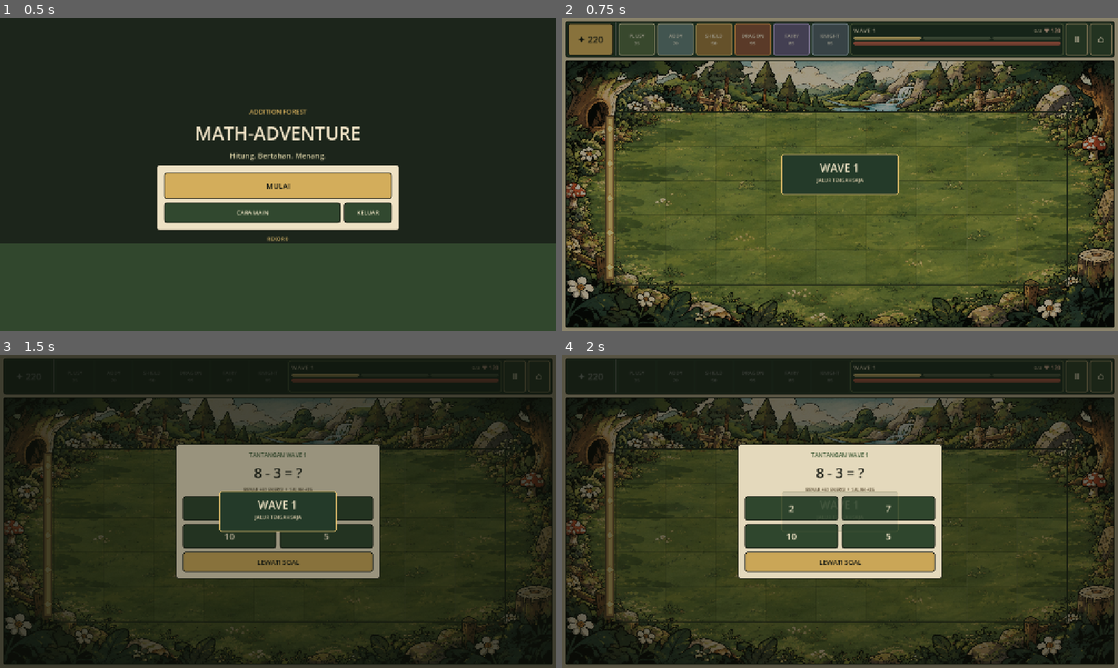
Above: before the commit, frames 1-4 (two rows, left to right).
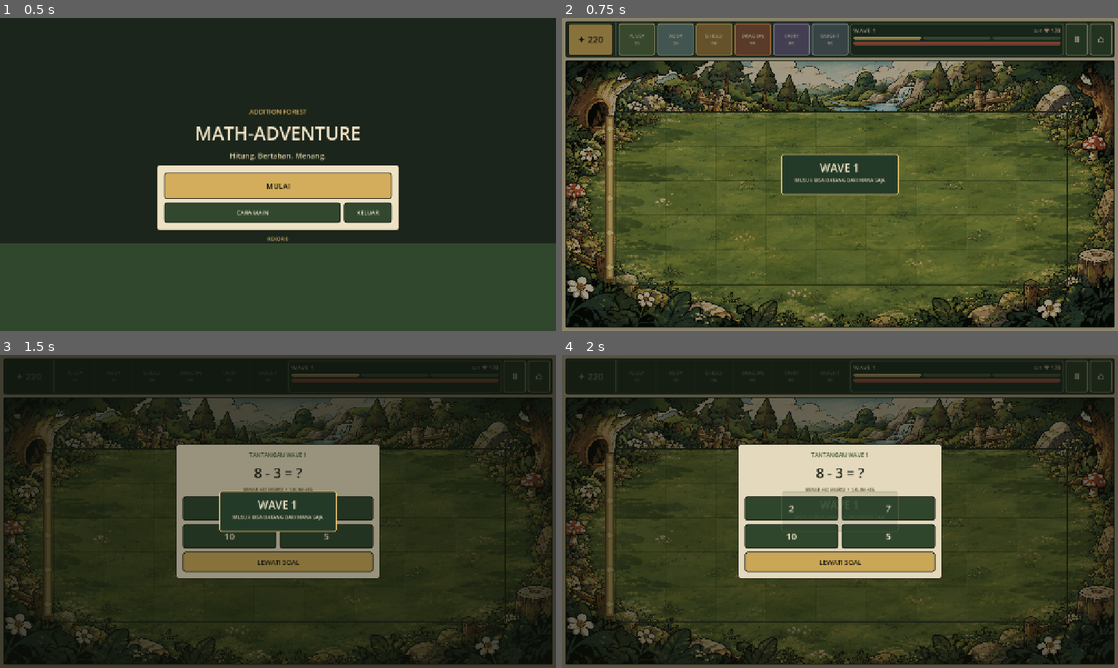
Above: after the commit, the same moments.

Repository: mukhlishulkhaniif/Pengantar-Game
Game: Godot game, scene res://scenes/main_menu.tscn
Two runs of this game, one before a commit and one after it. Both use one fixed random seed, a clock stepped at 60 frames per second and the inputs below.
Inputs:
- Up to frame 1 (0.5 s): no input
- Up to frame 2 (0.75 s): click "MULAI" at 0.5 s
- Up to frame 3 (1.5 s): click "✦ 220" at 1.25 s
- Up to frame 4 (2 s): no input

Frame 1 is identical in both runs. In frame 2, 0.2% of the frame differs, in the area x 41-87%, y 4-53%; in frame 3, 0.1%; in frame 4, less than 0.1%.

Commit message:
Seimbangkan tempo permainan dan acak jalur monster

Diff:
--- a/math-adventure/scripts/presentation/battle.gd
+++ b/math-adventure/scripts/presentation/battle.gd
@@ -3,7 +3,7 @@
 const MAIN_MENU_SCENE: String = "res://scenes/main_menu.tscn"
 const ArenaViewScript = preload("res://scripts/presentation/arena_view.gd")
 const QuestionGenerator = preload("res://scripts/domain/question_generator.gd")
-const WAVE_COUNTS: Array[int] = [3, 4, 5]
+const WAVE_COUNTS: Array[int] = [4, 5, 6]
 const GUARDIAN_COSTS: Dictionary = {"Plusy": 35, "Addy Cannon": 70, "Shield Cube": 50, "Multiply Dragon": 95, "Fraction Fairy": 85, "Number Knight": 85}
 
 var energy: int = 220
@@ -22,6 +22,7 @@
 var passive_energy_timer: float = 0.0
 var intermission_timer: float = 0.0
 var next_enemy_id: int = 1
+var last_spawned_lane: int = -1
 var battle_finished: bool = false
 var paused: bool = false
 var selected_guardian: String = ""
@@ -89,7 +90,8 @@
 
 	if spawned_this_wave < spawn_target:
 		spawn_timer += delta
-		var spawn_interval: float = maxf(3.4, 4.2 - float(current_wave - 1) * 0.3)
+		# Ritme lebih lambat: beri waktu untuk membaca soal dan menyusun pertahanan.
+		var spawn_interval: float = maxf(5.5, 6.5 - float(current_wave - 1) * 0.5)
 		if spawn_timer >= spawn_interval:
 			spawn_timer = 0.0
 			_spawn_enemy()
@@ -103,7 +105,7 @@
 	if spawned_this_wave >= spawn_target and enemies.is_empty() and projectiles.is_empty():
 		if current_wave < WAVE_COUNTS.size():
 			intermission_timer += delta
-			if intermission_timer >= 2.2:
+			if intermission_timer >= 3.2:
 				_start_next_wave()
 		else:
 			_finish_battle(true)
@@ -629,11 +631,11 @@
 	if is_instance_valid(subtitle):
 		match wave_number:
 			1:
-				subtitle.text = "JALUR TENGAH SAJA"
+				subtitle.text = "MUSUH BISA DATANG DARI MANA SAJA"
 			2:
-				subtitle.text = "TENGAH & JALUR SAMPING"
+				subtitle.text = "PERIKSA SEMUA JALUR"
 			_:
-				subtitle.text = "SEMUA JALUR • BERSIAP"
+				subtitle.text = "WASPADAI SETIAP BARIS"
 	wave_banner.modulate.a = 1.0
 	wave_banner.visible = true
 	wave_banner_timer = 1.45
@@ -658,15 +660,15 @@
 			enemy_type = "Minus Monster"
 
 	var hp: int = 48
-	var speed: float = 14.0
+	var speed: float = 9.5
 	var core_damage: int = 6
 	if enemy_type == "Minus Monster":
 		hp = 68
-		speed = 11.0
+		speed = 8.0
 		core_damage = 6
 	elif enemy_type == "Calculator Bug":
 		hp = 54
-		speed = 18.0
+		speed = 12.0
 		core_damage = 5
 
 	var lane: int = _choose_enemy_lane()
@@ -688,15 +690,14 @@
 
 
 func _choose_enemy_lane() -> int:
-	# Jalur sengaja dibuat berurutan dan dapat diprediksi agar anak bisa belajar strategi.
-	# Indeks baris: 0 paling atas, 2 tengah, 4 paling bawah.
-	if current_wave <= 1:
-		return 2
-	if current_wave == 2:
-		var wave_two_pattern: Array[int] = [2, 1, 2, 3]
-		return wave_two_pattern[mini(spawned_this_wave, wave_two_pattern.size() - 1)]
-	var wave_three_pattern: Array[int] = [2, 1, 3, 0, 4]
-	return wave_three_pattern[mini(spawned_this_wave, wave_three_pattern.size() - 1)]
+	# Semua wave dapat menyerang kelima baris. Pemilihan acak menjaga strategi
+	# tetap menarik, tetapi baris yang sama tidak dipilih dua kali berturut-turut.
+	var available_lanes: Array[int] = [0, 1, 2, 3, 4]
+	if last_spawned_lane >= 0:
+		available_lanes.erase(last_spawned_lane)
+	var chosen_lane: int = available_lanes[randi_range(0, available_lanes.size() - 1)]
+	last_spawned_lane = chosen_lane
+	return chosen_lane
 
 func _update_guardians(delta: float) -> void:
 	for index in range(guardians.size()):
@@ -726,7 +727,7 @@
 						"y": arena.get_lane_center(int(guardian["lane"])) - (10.0 if is_dragon else 7.0),
 						"target_id": int(target["id"]),
 						"speed": 350.0 if is_dragon else 430.0,
-						"damage": 20 if is_dragon else 15,
+						"damage": 17 if is_dragon else 13,
 						"splash_radius": 78.0 if is_dragon else 0.0,
 						"splash_lane_radius": 1 if is_dragon else 0,
 						"target_lane": int(target["lane"])
@@ -855,7 +856,7 @@
 
 			# Number Knight membalas serangan dengan tebasan jarak dekat.
 			if guardian_type == "Number Knight" and float(guardian.get("cooldown", 0.0)) <= 0.0:
-				var knight_damage: int = 20
+				var knight_damage: int = 17
 				enemy["hp"] = int(enemy.get("hp", 0)) - knight_damage
 				enemy["hit_flash"] = 0.16
 				guardian["attack_anim"] = 0.24
Not shown, added: math-adventure/docs/PVZ_PACING_RANDOM_LANES_v2.1.md
Not shown, changed: math-adventure/docs/original/GDD.md
